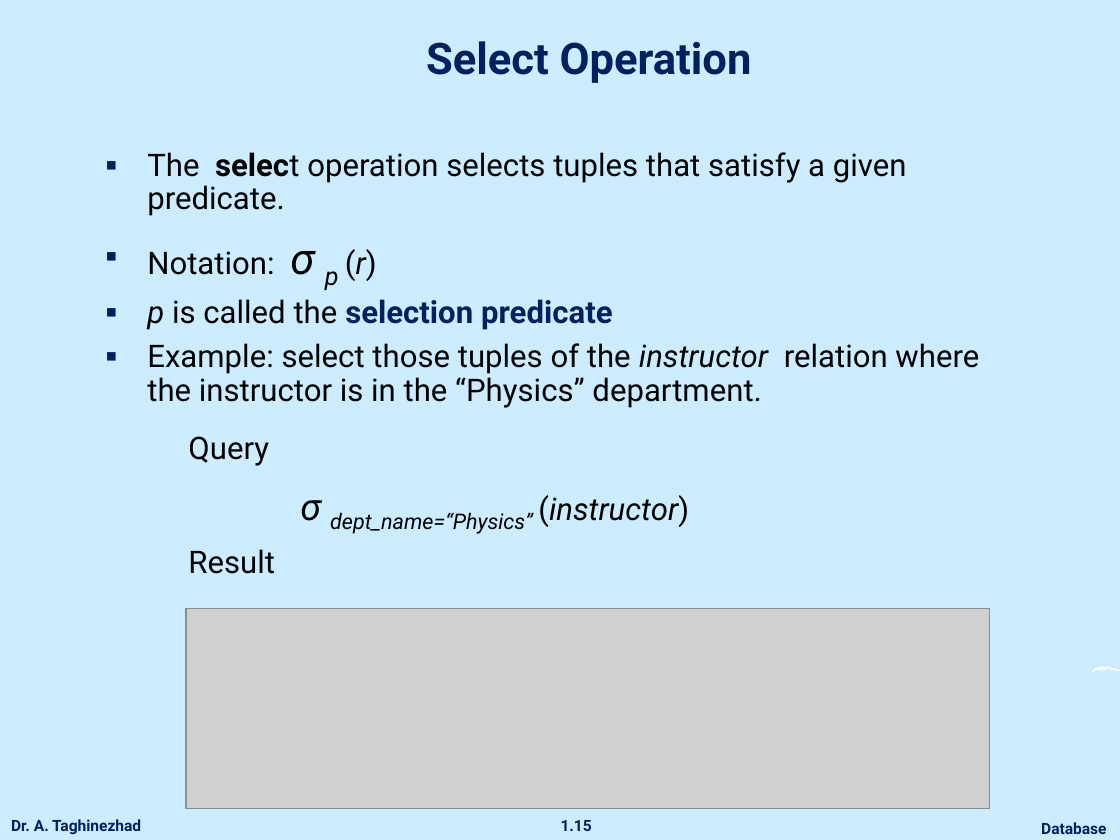
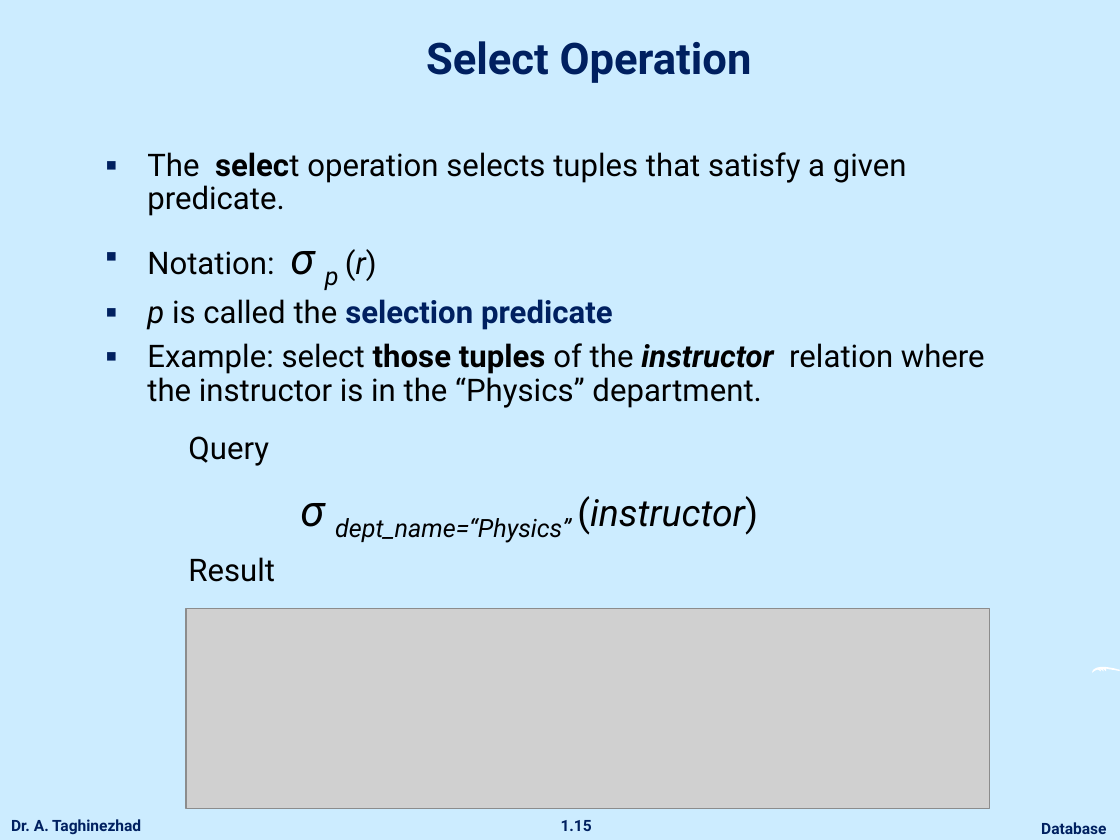
Before and after one commit to ataghinezhad/ataghinezhad.github.io, a slide deck: slide 15 of courses/downloads/temp/Database_Lec2.pptx. Drawn at 1120x840 pixels with LibreOffice and Linux fonts; fonts in the diff are those of the drawing; grey boxes stand for pictures; background and template pictures are left out. Boxes give left, top, right and bottom in pixels: in the first picture for what was removed or moved away, otherwise in the second. Text is boxed around its words. In the diff, an @@ line names an element or a change of style, - is before the commit and + after.

```diff
--- a/courses/downloads/temp/Database_Lec2.pptx
+++ b/courses/downloads/temp/Database_Lec2.pptx
@@ text at box(147, 343, 985, 408): bold on in "those tuples instructor" @@
@@ text at box(300, 496, 758, 543): size 24 to 28 pt in "σ dept_name=“Physics”"; size 20 to 24 pt in "(instructor)" @@
```
Also in this commit, not shown: 16 other slides changed, 2 slides added, 1 slide removed.
